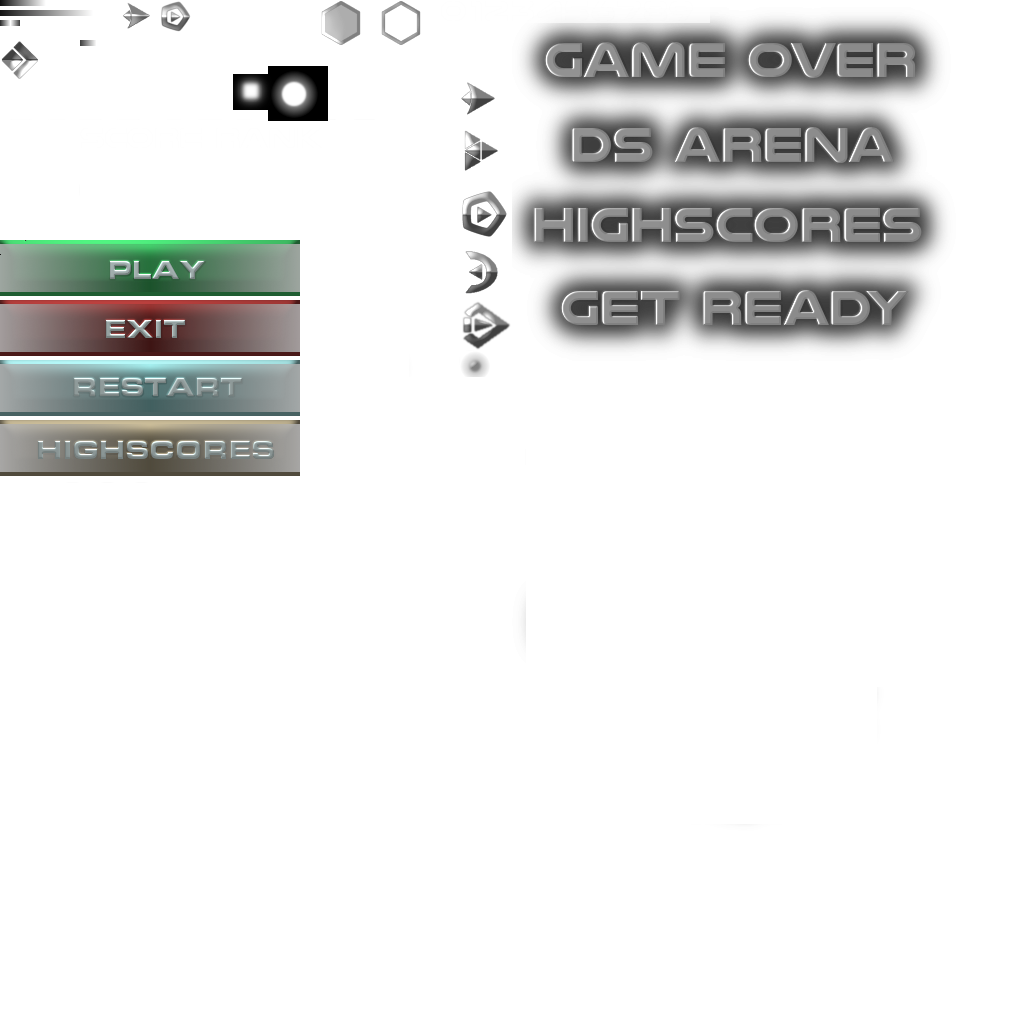
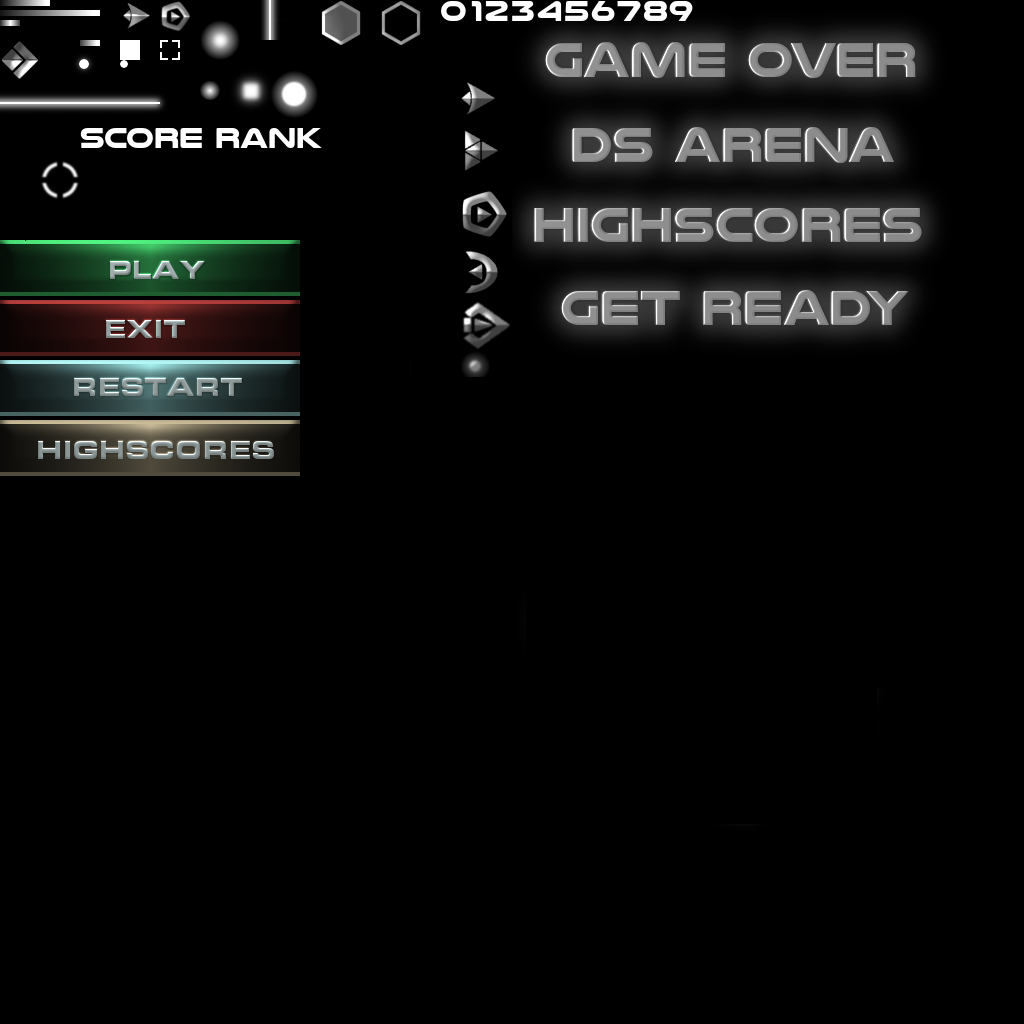
The second 1024 x 1024 image is a revision of the first. Changes to its layers:
showed "Ebene #7" over left=0, top=0, right=1024, bottom=1024
